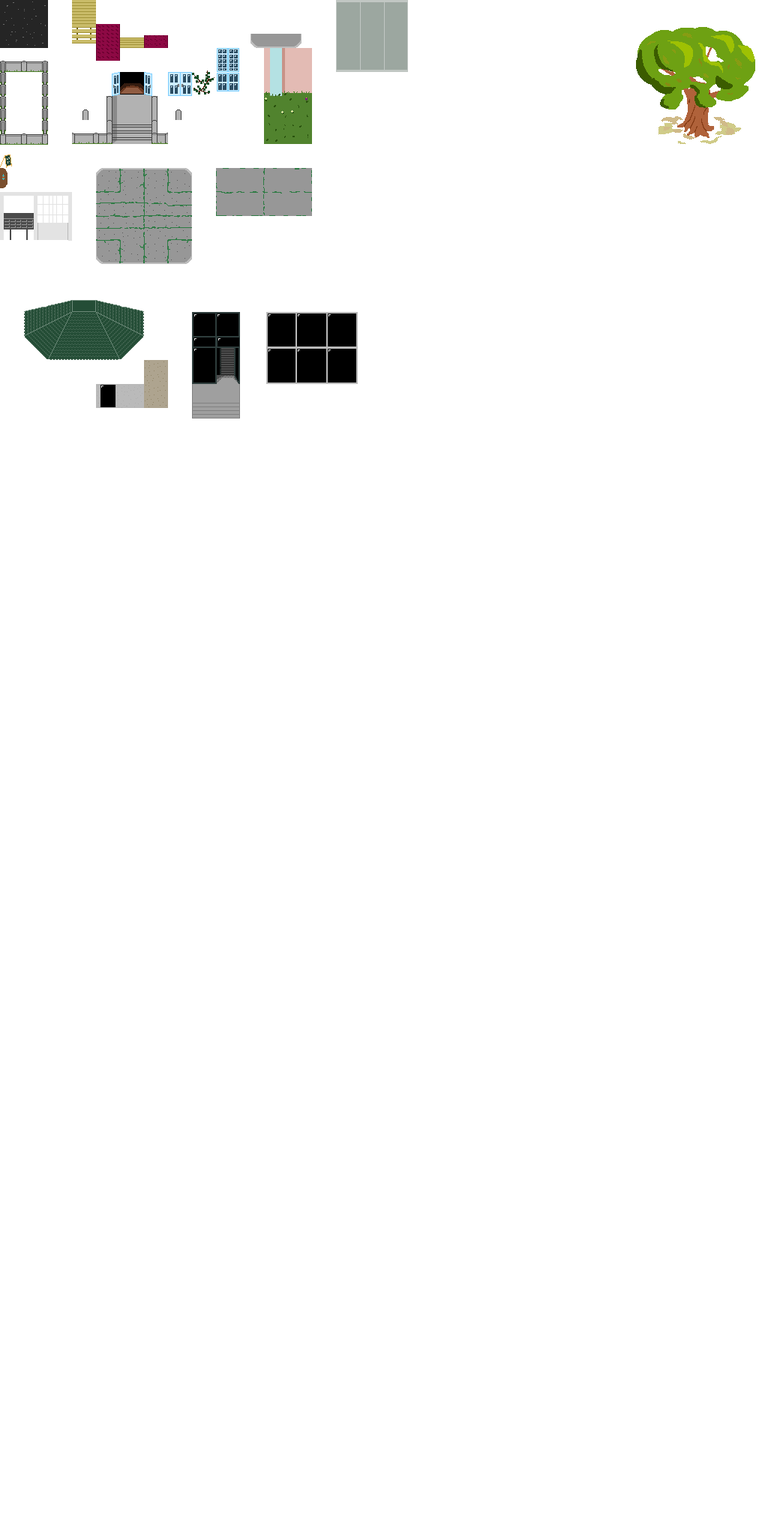
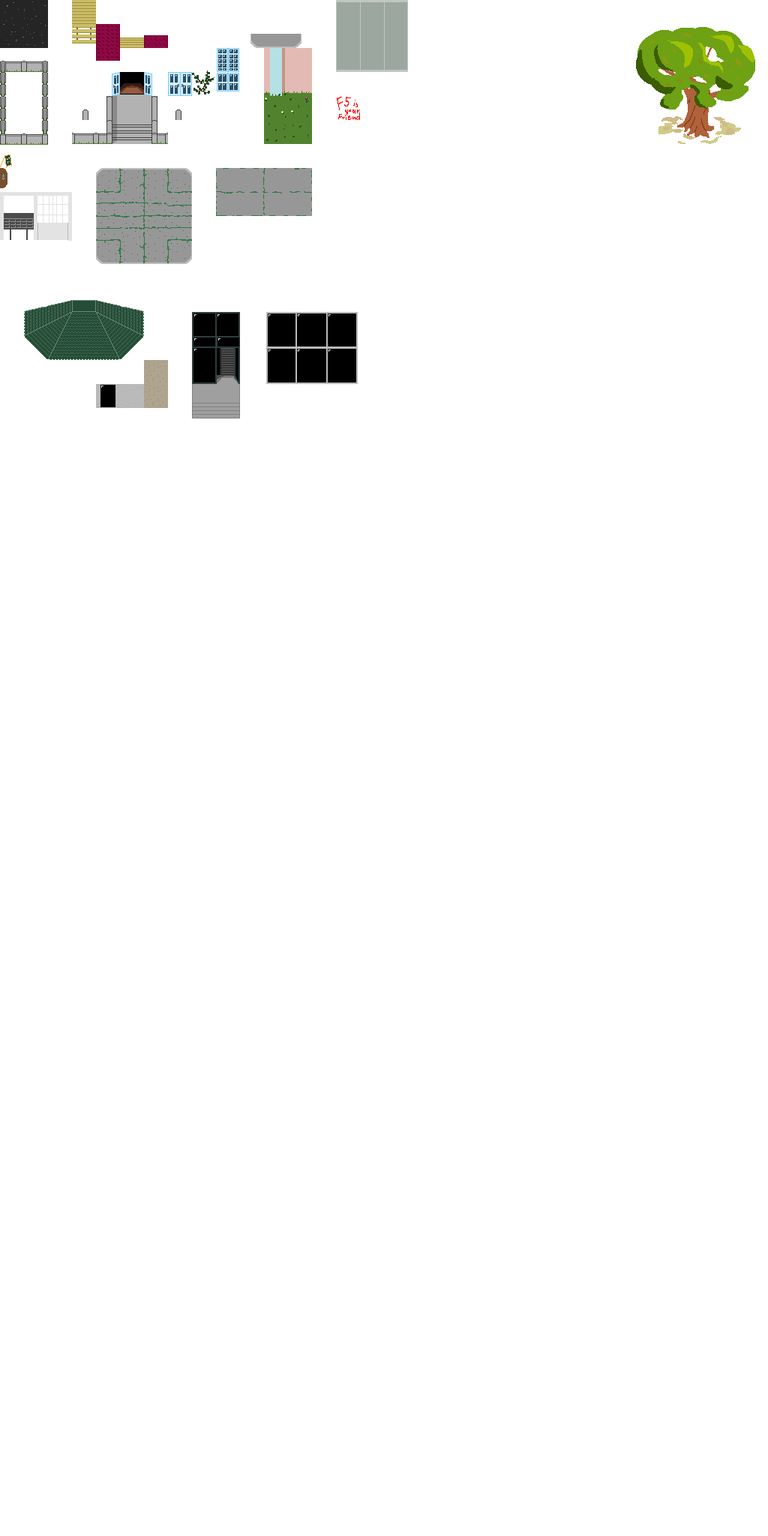
Layer changes from the first (768, 1536) image to the second:
painted on "asphalt" over (x1=336, y1=96, x2=360, y2=120)
painted on "walls" over (x1=336, y1=96, x2=360, y2=120)
painted on "pavement" over (x1=336, y1=96, x2=360, y2=120)
painted on "roofs" over (x1=336, y1=96, x2=360, y2=120)
painted on "stairs, doors, fences" over (x1=336, y1=96, x2=360, y2=120)
painted on "doors, stairs" over (x1=336, y1=96, x2=360, y2=120)
painted on "windows" (2nd of 2, in "haus b") over (x1=336, y1=96, x2=360, y2=120)
painted on "ecce" over (x1=336, y1=96, x2=360, y2=120)
added layer "graffiti" above "Background" over (x1=336, y1=96, x2=360, y2=120)
